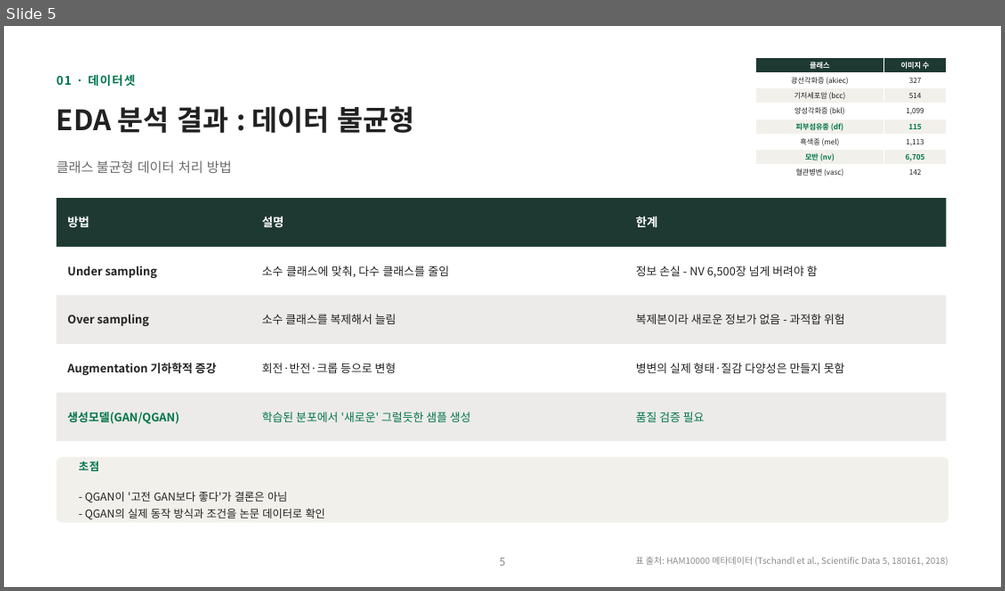
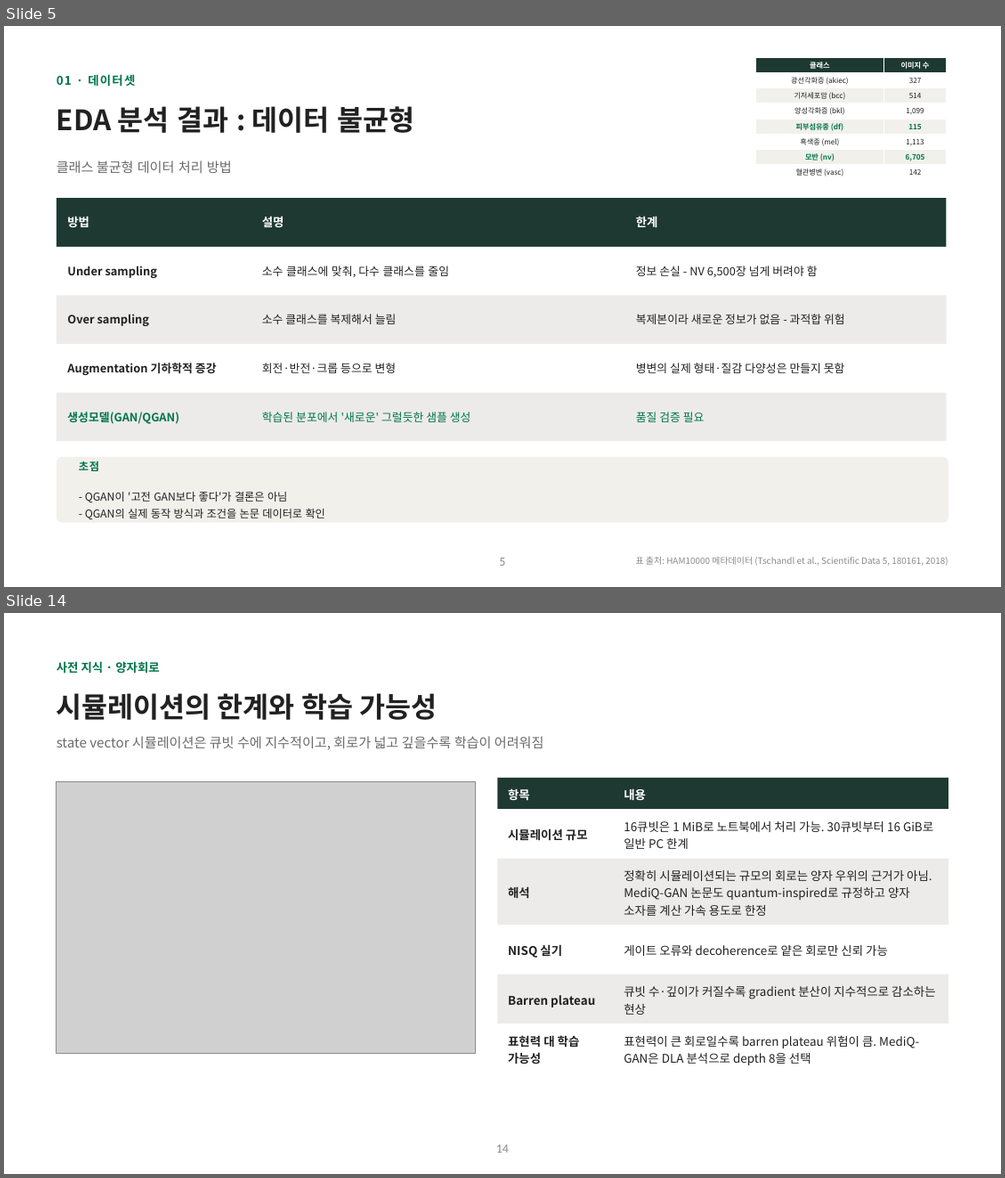
Before and after one commit to hyunhp/skin_disease_qml, a slide deck: practice/day1_slides/day1_theory_slides.pptx. Shown one above the other, each under a label of ours: slide 5 before the commit, slides 5 and 14 after it; the slides between them are not shown. The pictures are 1005x591 and 1005x1178 pixels, drawn with LibreOffice and Linux fonts; fonts in the diff are those of the drawing; grey boxes stand for pictures. Boxes give left, top, right and bottom in pixels: in the first picture for what was removed or moved away, otherwise in the second. Text is boxed around its words. In the diff, an @@ line names an element or a change of style, - is before the commit and + after.

```diff
--- a/practice/day1_slides/day1_theory_slides.pptx
+++ b/practice/day1_slides/day1_theory_slides.pptx
@@ slide 14 added at <box>4,613,1001,1174</box>, background #FFFFFF @@
@@ text added at <box>57,661,159,674</box>, 11.5 pt, text #00754A, bold @@
+사전 지식 · 양자회로
@@ text added at <box>57,693,437,720</box>, 27 pt, text #212121, bold @@
+시뮬레이션의 한계와 학습 가능성
@@ text added at <box>57,736,544,750</box>, 13 pt, text #6B6B6B @@
+state vector 시뮬레이션은 큐빗 수에 지수적이고, 회로가 넓고 깊을수록 학습이 어려워짐
@@ picture added at <box>57,781,475,1053</box> @@
@@ rectangle added at <box>498,778,948,809</box>, fill #1E3932 @@
@@ text added at <box>508,788,530,800</box>, 11.5 pt, text #FFFFFF, bold @@
+항목
@@ text added at <box>623,788,646,800</box>, 11.5 pt, text #FFFFFF, bold @@
+내용
@@ rectangle added at <box>498,809,948,859</box>, fill #FFFFFF @@
@@ text added at <box>623,821,933,849</box>, 11.5 pt, text #212121 @@
+16큐빗은 1 MiB로 노트북에서 처리 가능. 30큐빗부터 16 GiB로 일반 PC 한계
@@ text added at <box>508,828,588,841</box>, 11.5 pt, text #212121, bold @@
+시뮬레이션 규모
@@ rectangle added at <box>498,859,948,925</box>, fill #EDEBE9 @@
@@ text added at <box>623,870,931,916</box>, 11.5 pt, text #212121 @@
+정확히 시뮬레이션되는 규모의 회로는 양자 우위의 근거가 아님. MediQ-GAN 논문도 quantum-inspired로 규정하고 양자 소자를 계산 가속 용도로 한정
@@ text added at <box>508,886,530,898</box>, 11.5 pt, text #212121, bold @@
+해석
@@ rectangle added at <box>498,925,948,974</box>, fill #FFFFFF @@
@@ text added at <box>508,944,562,957</box>, 11.5 pt, text #212121, bold @@
+NISQ 실기
@@ text added at <box>623,945,888,956</box>, 11.5 pt, text #212121 @@
+게이트 오류와 decoherence로 얕은 회로만 신뢰 가능
@@ rectangle added at <box>498,974,948,1023</box>, fill #EDEBE9 @@
@@ text added at <box>623,986,935,1014</box>, 11.5 pt, text #212121 @@
+큐빗 수·깊이가 커질수록 gradient 분산이 지수적으로 감소하는 현상
@@ text added at <box>508,995,595,1007</box>, 11.5 pt, text #212121, bold @@
+Barren plateau
@@ rectangle added at <box>498,1023,948,1073</box>, fill #FFFFFF @@
@@ text added at <box>508,1035,580,1063</box>, 11.5 pt, text #212121, bold @@
+표현력 대 학습 가능성
@@ text added at <box>623,1035,919,1065</box>, 11.5 pt, text #212121 @@
+표현력이 큰 회로일수록 barren plateau 위험이 큼. MediQ-GAN은 DLA 분석으로 depth 8을 선택
@@ page number added at <box>496,1144,509,1152</box>, 12 pt, text #8C8C8C @@
+14
```
Also in this commit, not shown: 3 slides changed, 20 other slides added, 27 other files.
